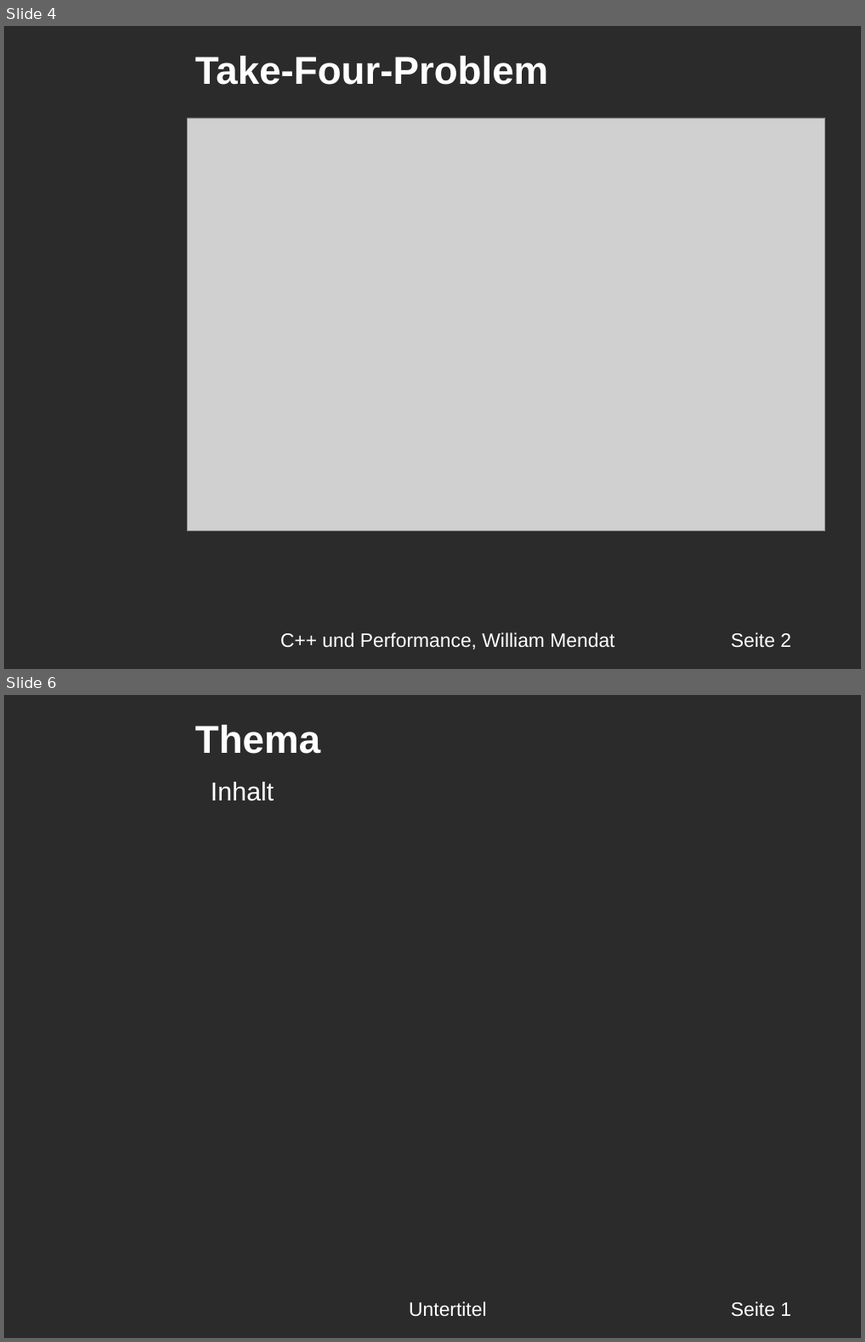
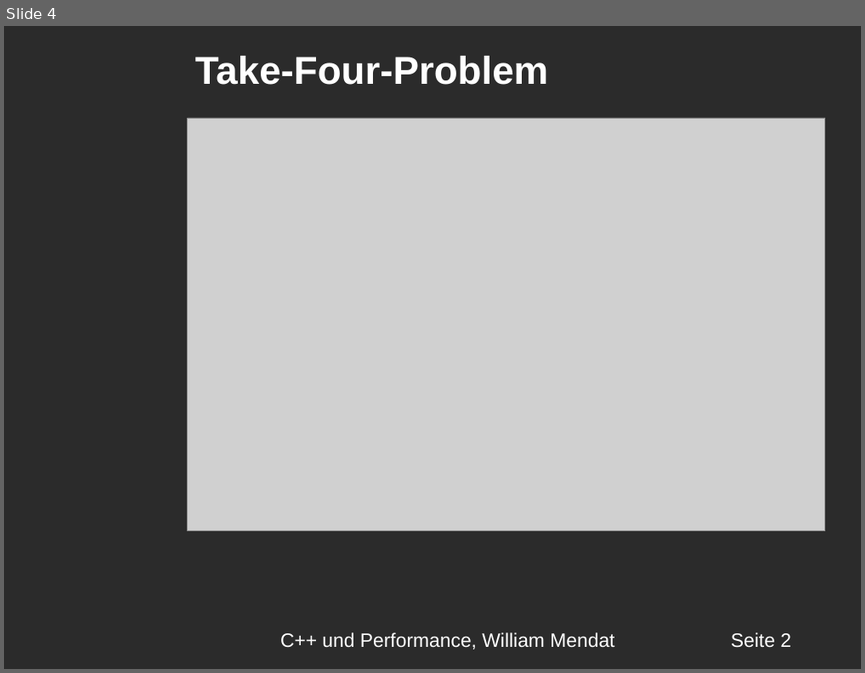
Before and after one commit to williammendat/Seminar_Neue_Technologien, a slide deck: Präsentation/Präsentation.odp. Shown one above the other, each under a label of ours: slides 4 and 6 before the commit, slide 4 after it; the slides between them are not shown. The pictures are 865x1342 and 865x673 pixels, drawn with LibreOffice and Linux fonts; fonts in the diff are those of the drawing; grey boxes stand for pictures; background and template pictures are left out; a plain dark background stands for a picture behind light text. Boxes give left, top, right and bottom in pixels: in the first picture for what was removed or moved away, otherwise in the second. Text is boxed around its words. In the diff, an @@ line names an element or a change of style, - is before the commit and + after.

```diff
--- a/Präsentation/Präsentation.odp
+++ b/Präsentation/Präsentation.odp
@@ slide 6 removed at bbox=[4, 695, 861, 1338], background picture (left out) @@
@@ text removed at bbox=[195, 725, 320, 754] @@
-Thema
@@ text removed at bbox=[211, 782, 273, 801] @@
-Inhalt
@@ text removed at bbox=[409, 1301, 486, 1315] @@
-Untertitel
@@ text removed at bbox=[731, 1301, 791, 1316] @@
-Seite 1
```
Also in this commit, not shown: 22 slides added, 16 other slides removed, 2 other files.
